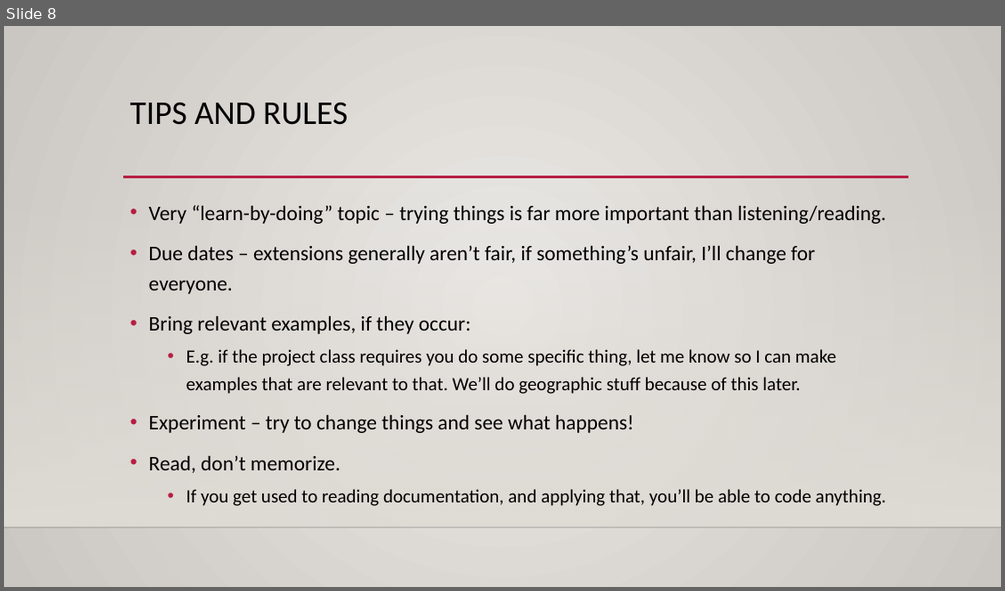
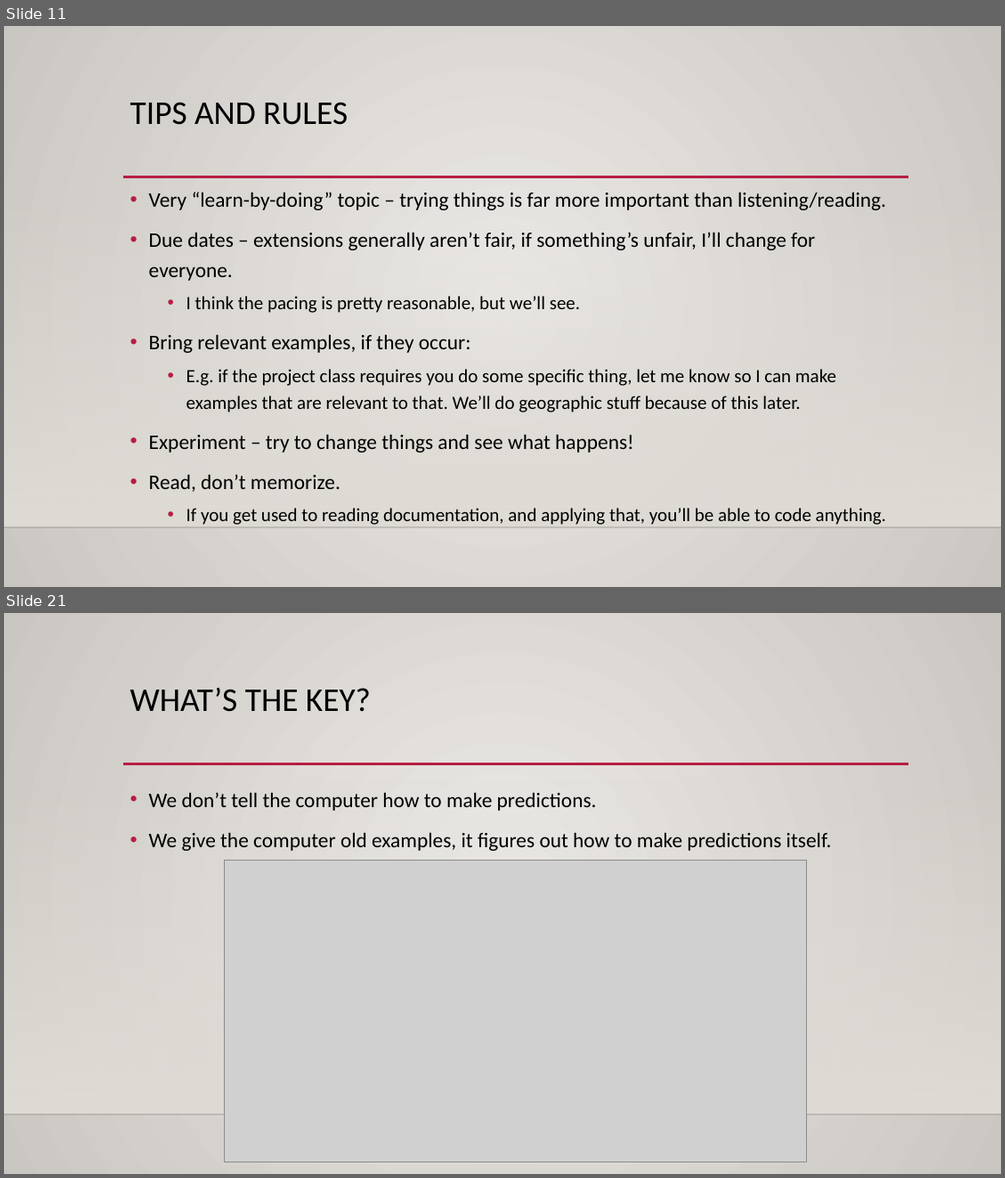
Before and after one commit to glennybarnes/Intro_to_Machine_Learning_Students, a slide deck: reference_content/Slides/Intro.pptx. Shown one above the other, each under a label of ours: slide 8 before the commit, slides 11 and 21 after it; the slides between them are not shown. The pictures are 1005x591 and 1005x1178 pixels, drawn with LibreOffice and Linux fonts; fonts in the diff are those of the drawing; grey boxes stand for pictures; background and template pictures are left out. Boxes give left, top, right and bottom in pixels: in the first picture for what was removed or moved away, otherwise in the second. Text is boxed around its words. In the diff, an @@ line names an element or a change of style, - is before the commit and + after.

```diff
--- a/reference_content/Slides/Intro.pptx
+++ b/reference_content/Slides/Intro.pptx
@@ slide 21 added at (x1=4, y1=613, x2=1001, y2=1174), background gradient #ECEAE7 to #CAC7C1; not listed: 3 template elements that a slide beside it also shows @@
@@ title added at (x1=130, y1=688, x2=371, y2=712), 32 pt, text #000000 @@
+WHAT’S THE KEY?
@@ text added at (x1=149, y1=792, x2=832, y2=851), 20 pt, text #000000 @@
+• We don’t tell the computer how to make predictions.
+• We give the computer old examples, it figures out how to make predictions itself.
@@ picture added at (x1=225, y1=860, x2=807, y2=1162) @@
@@ what was slide 8 is now slide 11 @@
@@ slide 11 changed as well @@
@@ text "Very “learn-by-doing” topic – trying ..." moved from (x1=149, y1=205, x2=886, y2=506) to (x1=149, y1=192, x2=886, y2=524) @@
@@ text at (x1=186, y1=296, x2=580, y2=313): paragraph added @@
+  • I think the pacing is pretty reasonable, but we’ll see.
```
Also in this commit, not shown: 5 other slides changed, 20 other slides added, 3 other files.
